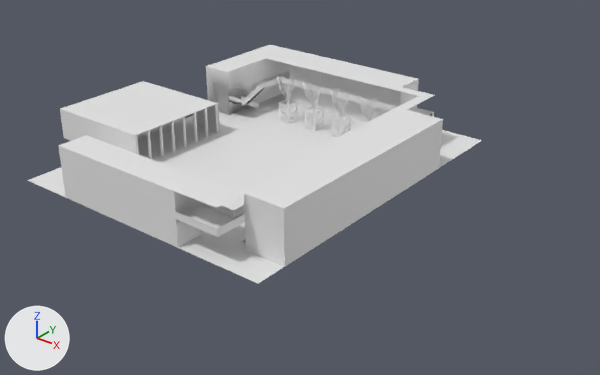
One commit to the FBX model blender/map/map.fbx: the scene before it, then after it.
Camera for both pictures: a 50 mm camera at (40.0, -56.2, 33.1) aimed at (-4.3, -0.8, -1.2). The axes (+X, +Y, +Z) are drawn at lower left. The lights are the same throughout. Where no turn or scale is listed for an object, it has been applied to the vertices.

Objects in the first picture: 'Arbre Cours SupBio', 'Arbre.001', 'Cylinder', 'Plane', 'baby foot sup', 'batiment supbio', 'escalier', 'sol'.
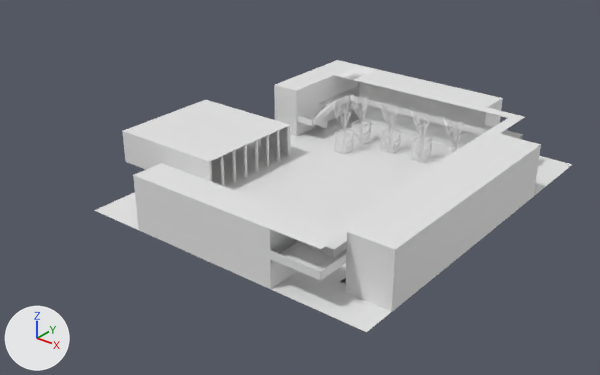
Commit message: changement sur la map

Boxes (x1, y1, x2, y2) around the edits, measured in the pictures (600 x 375 px):
'sol', moved: before (28, 53, 482, 283); after (95, 69, 573, 332)
'batiment supbio.001', added: after (133, 65, 525, 289)
'batiment supbio', deleted: before (58, 45, 435, 247)
'baby foot sup.001', added: after (122, 100, 291, 181)
'baby foot sup', deleted: before (60, 81, 219, 154)
'Cube', added: after (274, 60, 358, 136)
'Arbre.001', moved, rescaled: before (276, 74, 380, 135); after (331, 98, 353, 150)
'Arbre.002', added: after (349, 90, 465, 158)
'Cylinder.001', added: after (210, 125, 290, 186)
'Cylinder', deleted: before (134, 103, 219, 159)
'Arbre Cours SupBio', moved: before (279, 99, 369, 137); after (332, 67, 354, 154)
'Arbre Cours SupBio.001', added: after (352, 119, 461, 163)
'Plane.001', added: after (297, 101, 348, 128)
'Plane', deleted: before (229, 84, 264, 109)
'Terre', added: after (334, 146, 353, 154)
'escalier.002', added: after (313, 106, 329, 119)
'escalier.001', deleted: before (246, 87, 259, 98)

What changed in the scene script:
```text
Add me_cube:
    me_cube.from_pydata([(-1.47, -5.54, 2.78), (-1.47, 5.54, 2.78), (1.47, -5.54, 2.78), (1.47, 5.54, 2.78), (1.47, -5.54, -2.23), (1.47, 5.54, -2.23), (1.47, -5.54, -2.25), (-1.47, -5.54, -2.25), (-1.47, 5.54, -2.23)], [], [(3, 1, 0, 2), (7, 6, 4, 2, 0), (4, 5, 3, 2), (8, 7, 0, 1), (5, 8, 1, 3)])
Change ob_arbre_cours_supbio:
    add ob_arbre_cours_supbio.parent = ob_arbre_002
Remove ob_baby_foot_sup:
    ob_baby_foot_sup = bpy.data.objects.new('baby foot sup', me_cube_001)
Remove ob_escalier:
    ob_escalier = bpy.data.objects.new('escalier', me_cube_013)
Change ob_sol:
    ob_sol.location: (-11.2, 0.0, 0.0) -> (-1.51, 0.0, 0.0)
Remove ob_batiment_supbio:
    ob_batiment_supbio = bpy.data.objects.new('batiment supbio', me_cube_009)
Change ob_arbre_001:
    add ob_arbre_001.parent = ob_arbre_002
    ob_arbre_001.location: (-14.34, 9.663, 0.928) -> (0.0217, -4.44, 0.0895)
    ob_arbre_001.scale: (0.685, 0.685, 0.685) -> (1.0, 1.0, 1.0)
Remove ob_plane:
    ob_plane = bpy.data.objects.new('Plane', me_plane_001)
Remove ob_escalier_001:
    ob_escalier_001 = bpy.data.objects.new('escalier.001', me_cube_014)
Remove ob_cylinder:
    ob_cylinder = bpy.data.objects.new('Cylinder', me_cylinder_002)
Add ob_arbre_002:
    ob_arbre_002 = bpy.data.objects.new('Arbre.002', me_cube_011.copy())  # the mesh of ob_arbre_001
    ob_arbre_002.location = (-4.64, 9.66, 0.93)
    ob_arbre_002.scale = (0.685, 0.685, 0.685)
Add ob_escalier_002:
    ob_escalier_002 = bpy.data.objects.new('escalier.002', me_cube_022)  # 112 vertices, 84 faces; spans x -0.49..0.49, y -2.63..0.1, z -0.95..0.01
    ob_escalier_002.location = (-9.24, 10.34, 2.53)
Add ob_arbre_cours_supbio_001:
    ob_arbre_cours_supbio_001 = bpy.data.objects.new('Arbre Cours SupBio.001', me_cube_018)  # 748 vertices, 556 faces; spans x -1.51..11.46, y -0.77..0.81, z -3.4..5.06
    ob_arbre_cours_supbio_001.location = (-4.64, 9.66, 3.4)
Add ob_escalier_003:
    ob_escalier_003 = bpy.data.objects.new('escalier.003', me_cube_021)  # 112 vertices, 84 faces; spans x -0.51..0.51, y -2.56..0.1, z -0.02..1.59
    ob_escalier_003.location = (-10.26, 10.27, 0.03)
Add ob_cylinder_001:
    ob_cylinder_001 = bpy.data.objects.new('Cylinder.001', me_cylinder_003)  # 1280 vertices, 1040 faces; spans x -0.16..0.16, y -0.16..11.12, z -0.16..3.08
    ob_cylinder_001.location = (-8.25, -8.73, 0.16)
Add ob_batiment_supbio_001:
    ob_batiment_supbio_001 = bpy.data.objects.new('batiment supbio.001', me_cube_020)  # 360 vertices, 253 faces; spans x -11.1..13.6, y -1.5..33.6, z -1.0..4.0
    ob_batiment_supbio_001.location = (-2.91, -15.87, 1.01)
Add ob_terre:
    ob_terre = bpy.data.objects.new('Terre', me_cube_017)  # 36 vertices, 27 faces; spans x -0.685..0.685, y -0.685..0.685, z -3.411..-3.234
    ob_terre.location = (-4.63, 6.62, 3.44)
Add ob_plane_001:
    ob_plane_001 = bpy.data.objects.new('Plane.001', me_plane_003)  # 88 vertices, 67 faces; spans x -1.01..1.02, y -0.48..6.01, z -1.61..1.58
    ob_plane_001.location = (-9.75, 7.22, 1.62)
Add ob_cube:
    ob_cube = bpy.data.objects.new('Cube', me_cube)
    ob_cube.location = (-12.23, 12.16, 2.22)
Add ob_baby_foot_sup_001:
    ob_baby_foot_sup_001 = bpy.data.objects.new('baby foot sup.001', me_cube_012_1)  # 106 vertices, 63 faces; spans x -2.97..1.0, y -1.0..1.0, z -1.09..2.24
    ob_baby_foot_sup_001.location = (-16.74, -3.25, 1.0)
    ob_baby_foot_sup_001.rotation_euler = (-3.142, 0.0, 0.0)  # degrees (-180, 0, 0)
    ob_baby_foot_sup_001.scale = (-2.91, -5.65, -1.0)
```
